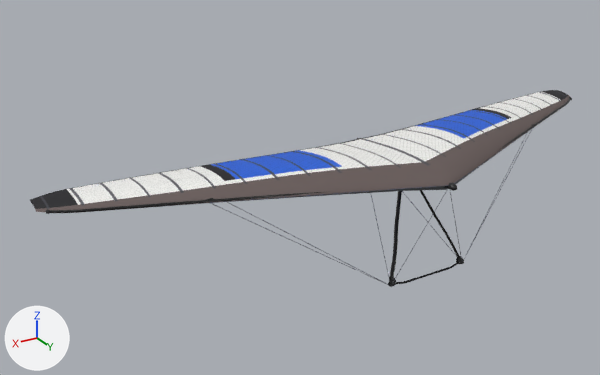
A saved change to the glTF model assets/models/glider_aeros_combat_l.glb.
The view is the same before and after, from a 50 mm lens placed at (7.4, 9.47, 4.7), pointed at (1.15, -0.94, -0.5). Every picture has the same lights, and +X, +Y and +Z are marked at lower left. The picture after the commit comes second. Vertices at exactly the same position are counted once.

The first picture shows 'ControlFrame', 'Frame', 'Sail'.
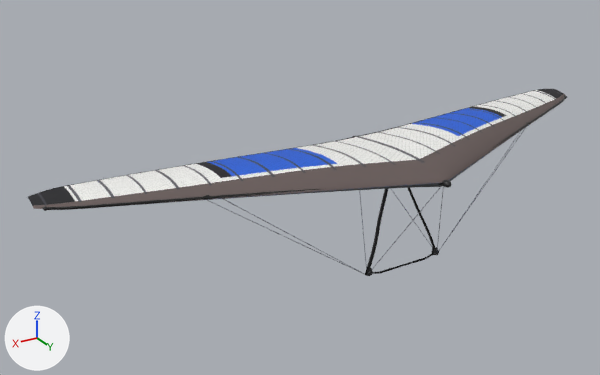
Changed parts and their boxes [x1, y1, x2, y2] in the pictures (600 x 375 px; the box of a moved part takes in the faces that stretch with it):
```json
{"object": "Sail", "change": "moved", "before": [30, 90, 570, 212], "after": [28, 89, 566, 209]}
{"object": "ControlFrame", "change": "reshaped", "before": [211, 130, 532, 287], "after": [207, 129, 525, 276], "on screen": "6% shorter"}
{"object": "Frame", "change": "moved", "before": [45, 97, 572, 214], "after": [43, 96, 567, 211]}
{"part": 3, "of": "me_controlframe", "change": "moved or reshaped", "before": [458, 256, 464, 264], "after": [433, 247, 439, 255]}
{"part": 4, "of": "me_controlframe", "change": "moved or reshaped", "before": [390, 277, 396, 287], "after": [367, 268, 373, 276]}
{"part": 5, "of": "me_controlframe", "change": "moved or reshaped", "before": [211, 130, 532, 287], "after": [207, 129, 525, 275]}
```

Scene script edits in JSON lines:
```json
{"block": "me_sail", "where": "# used by ob_sail; location = (0.0, 0.0, 0.0)"}
{"op": "remove", "block": "me_sail", "code": "me_sail.from_pydata(...)  # 3737 vertices, 7200 faces; spans x -5.18..5.18, y -1.56..1.3, z -0.09..0.26"}
{"op": "add", "block": "me_sail", "code": "me_sail.from_pydata(...)  # 3737 vertices, 7200 faces; spans x -5.18..5.18, y -1.68..1.17, z -0.09..0.26"}
{"block": "me_sail", "change": "me_sail part 1: the whole mesh is moved by (0.0, -0.12, 0.0)"}
{"block": "me_frame", "where": "# used by ob_frame; location = (0.0, 0.0, 0.0)"}
{"op": "remove", "block": "me_frame", "code": "me_frame.from_pydata(...)  # 1025 vertices, 2018 faces; spans x -5.07..5.07, y -1.17..1.4, z -0.11..0.2"}
{"op": "add", "block": "me_frame", "code": "me_frame.from_pydata(...)  # 1025 vertices, 2018 faces; spans x -5.07..5.07, y -1.3..1.27, z -0.11..0.2"}
{"block": "me_frame", "change": "me_frame part 2: the whole mesh is moved by (0.0, -0.13, 0.0)"}
{"block": "me_controlframe", "where": "# used by ob_controlframe; location = (0.0, 0.0, 0.0)"}
{"op": "remove", "block": "me_controlframe", "code": "me_controlframe.from_pydata(...)  # 2478 vertices, 4584 faces; spans x -3.11..3.11, y -0.98..1.25, z -1.56..0.09"}
{"op": "add", "block": "me_controlframe", "code": "me_controlframe.from_pydata(...)  # 2478 vertices, 4584 faces; spans x -3.11..3.11, y -1.11..1.13, z -1.67..0.09"}
{"block": "me_controlframe", "change": "me_controlframe part 3: the loose piece of 42 vertices spanning x -0.71..-0.6, y 0.88..0.93, z -1.52..-1.39 is scaled about its middle by (0.999, 0.335, 1.05), then moved by (0.0, -0.59, -0.11)"}
{"block": "me_controlframe", "change": "me_controlframe part 4: the loose piece of 42 vertices spanning x 0.6..0.71, y 0.88..0.93, z -1.52..-1.39 is scaled about its middle by (0.999, 0.335, 1.05), then moved by (0.0, -0.59, -0.11)"}
{"block": "me_controlframe", "change": "me_controlframe part 5: 1530 of 2478 vertices moved; they spanned x -3.11..3.11, y -0.98..1.25, z -1.56..0.06 and now span x -3.11..3.11, y -1.11..1.13, z -1.67..0.06; mean shift (0.0, -0.53, -0.09); largest move (0.7, 0.88, -1.53) -> (0.7, 0.28, -1.64)"}
{"block": "me_controlframe", "change": "other edits to the shape of me_controlframe do not show in these pictures"}
```
